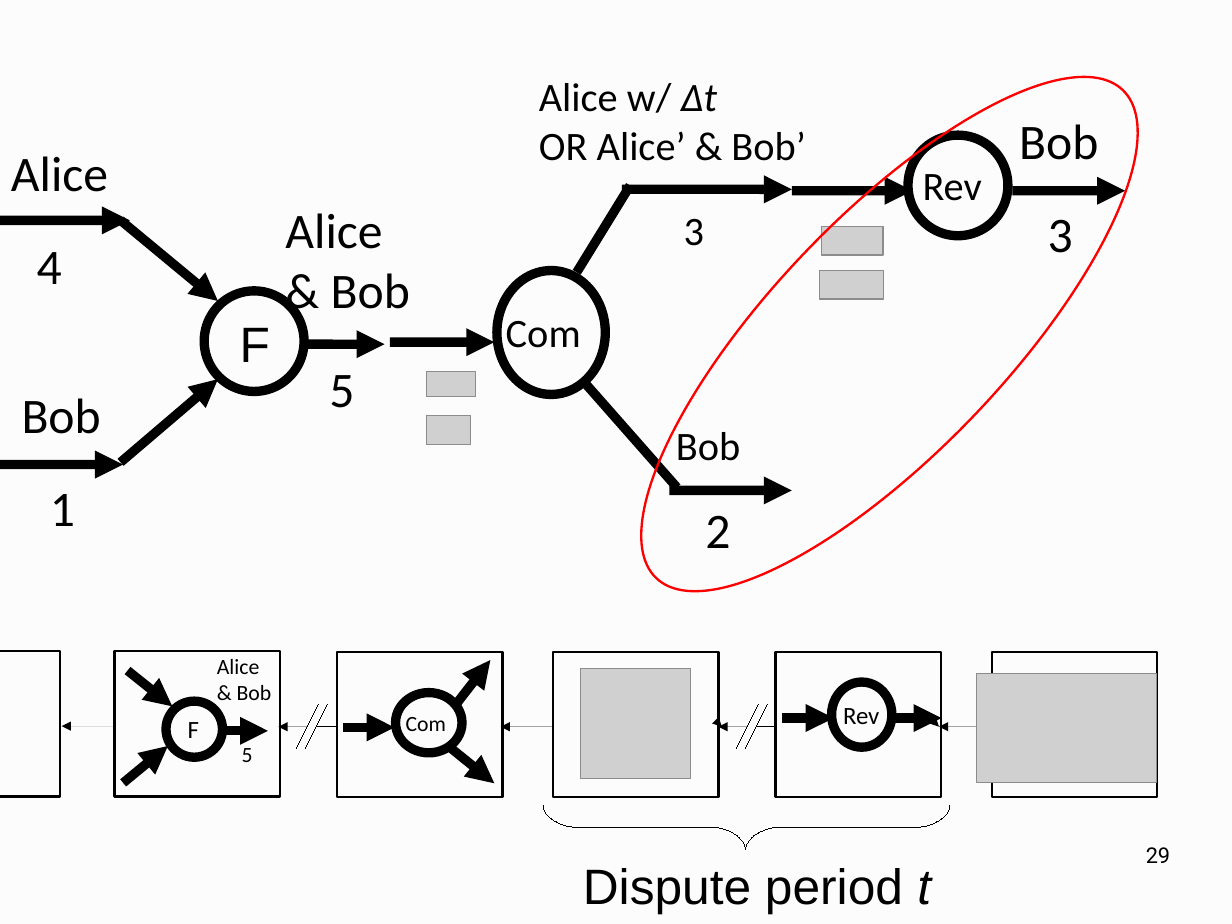
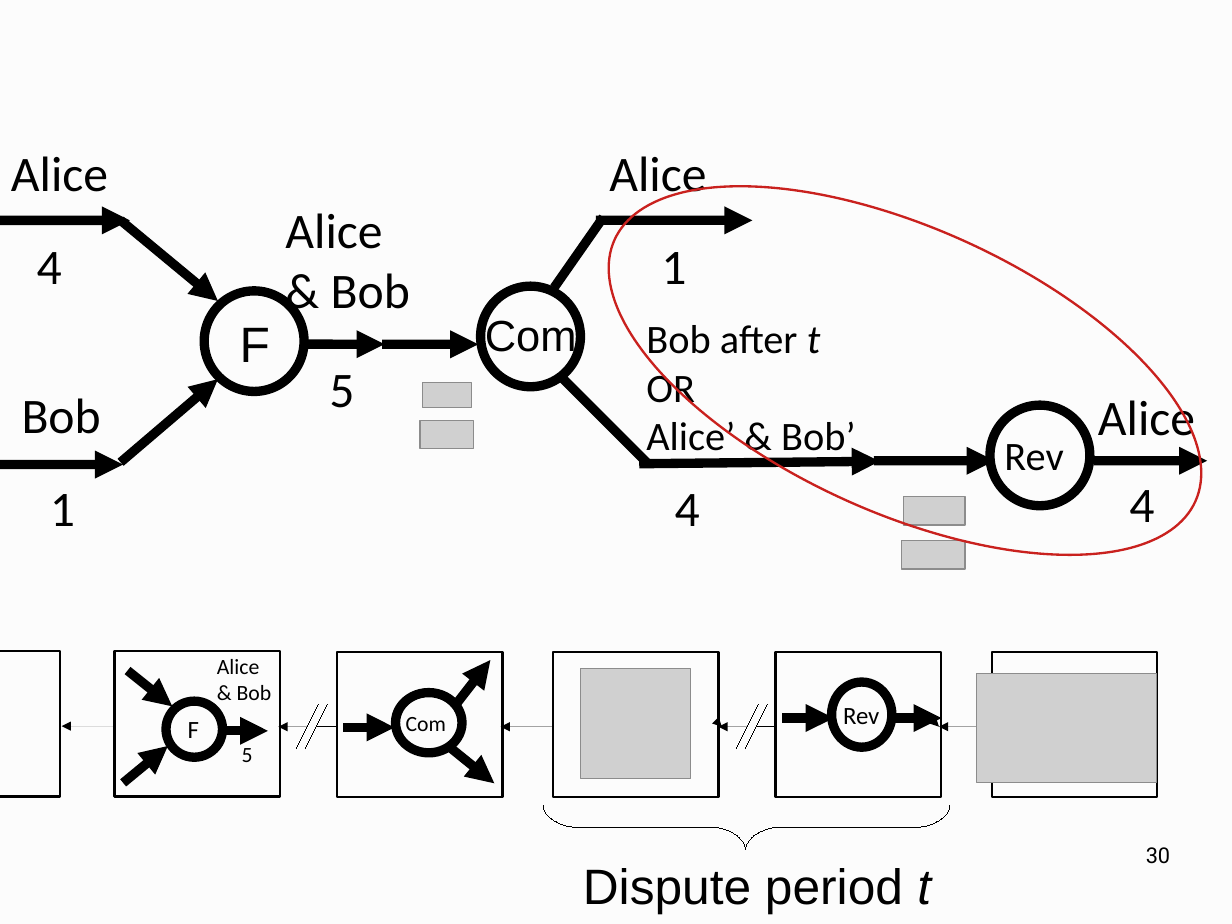
Before and after one commit to OrfeasLitos/PaymentChannels, a slide deck: slide 30 of one-hour-slides/direct-channels-slides.odp (slide 29 before the commit). Drawn at 1232x924 pixels with LibreOffice and Linux fonts; fonts in the diff are those of the drawing; grey boxes stand for pictures. Boxes give left, top, right and bottom in pixels: in the first picture for what was removed or moved away, otherwise in the second. Text is boxed around its words. In the diff, an @@ line names an element or a change of style, - is before the commit and + after.

```diff
--- a/one-hour-slides/direct-channels-slides.odp
+++ b/one-hour-slides/direct-channels-slides.odp
@@ text removed at (x1=539, y1=83, x2=805, y2=161) @@
-Alice w/ Δt
-OR Alice’ & Bob’
@@ ellipse at (x1=557, y1=110, x2=1232, y2=631): outline #FF0000 1.5 pt to #C9211E 1.5 pt; rotation 43 to 24 degrees @@
@@ text removed at (x1=1019, y1=124, x2=1098, y2=160) @@
-Bob
@@ text added at (x1=609, y1=156, x2=706, y2=203), 32 pt, text #000000 @@
+Alice
@@ line moved from (577, 273) - (631, 186) to (555, 287) - (604, 217) @@
@@ arrow moved from (623, 189) - (793, 189) to (596, 220) - (752, 220) @@
@@ text removed at (x1=684, y1=218, x2=704, y2=246) @@
-3
@@ text removed at (x1=1048, y1=219, x2=1073, y2=253) @@
-3
@@ text added at (x1=661, y1=252, x2=686, y2=284), 32 pt, text #000000 @@
+1
@@ ellipse resized from (x1=497, y1=271, x2=606, y2=395) to (x1=481, y1=286, x2=580, y2=387) @@
@@ text "Com" moved from (x1=506, y1=321, x2=581, y2=358) to (x1=485, y1=317, x2=577, y2=361) @@
@@ text "Com" at (x1=485, y1=317, x2=577, y2=361): size 26 to 28 pt, font Calibri to Arial @@
@@ text added at (x1=646, y1=325, x2=855, y2=460), 26 pt, text #000000 @@
+Bob after t
+OR
+Alice’ & Bob’
@@ arrow moved from (390, 342) - (494, 342) to (382, 344) - (478, 344) @@
@@ picture moved from (x1=427, y1=372, x2=476, y2=397) to (x1=423, y1=383, x2=472, y2=408) @@
@@ line moved from (581, 379) - (677, 487) to (559, 375) - (647, 463) @@
@@ text added at (x1=1098, y1=394, x2=1195, y2=443), 32 pt, text #000000 @@
+Alice
@@ picture resized from (x1=427, y1=416, x2=471, y2=445) to (x1=420, y1=420, x2=474, y2=448) @@
@@ text removed at (x1=676, y1=427, x2=740, y2=461) @@
-Bob
@@ text "Rev" moved from (x1=923, y1=174, x2=982, y2=201) to (x1=1004, y1=444, x2=1063, y2=471) @@
@@ arrow moved from (670, 491) - (793, 491) to (639, 464) - (880, 462) @@
@@ 2 arrows, 1 picture, 1 ellipse moved together from (x1=793, y1=135, x2=1126, y2=255) to (x1=874, y1=406, x2=1207, y2=524) @@
@@ text added at (x1=675, y1=494, x2=700, y2=526), 32 pt, text #000000 @@
+4
@@ text added at (x1=1129, y1=490, x2=1154, y2=522), 32 pt, text #000000 @@
+4
@@ text removed at (x1=705, y1=515, x2=730, y2=548) @@
-2
@@ picture moved from (x1=819, y1=271, x2=883, y2=298) to (x1=902, y1=541, x2=966, y2=569) @@
@@ page number at (x1=1146, y1=847, x2=1170, y2=864): text changed @@
-29
+30
```
Also in this commit, not shown: 8 other slides changed, 1 slide added, 3 other files.
